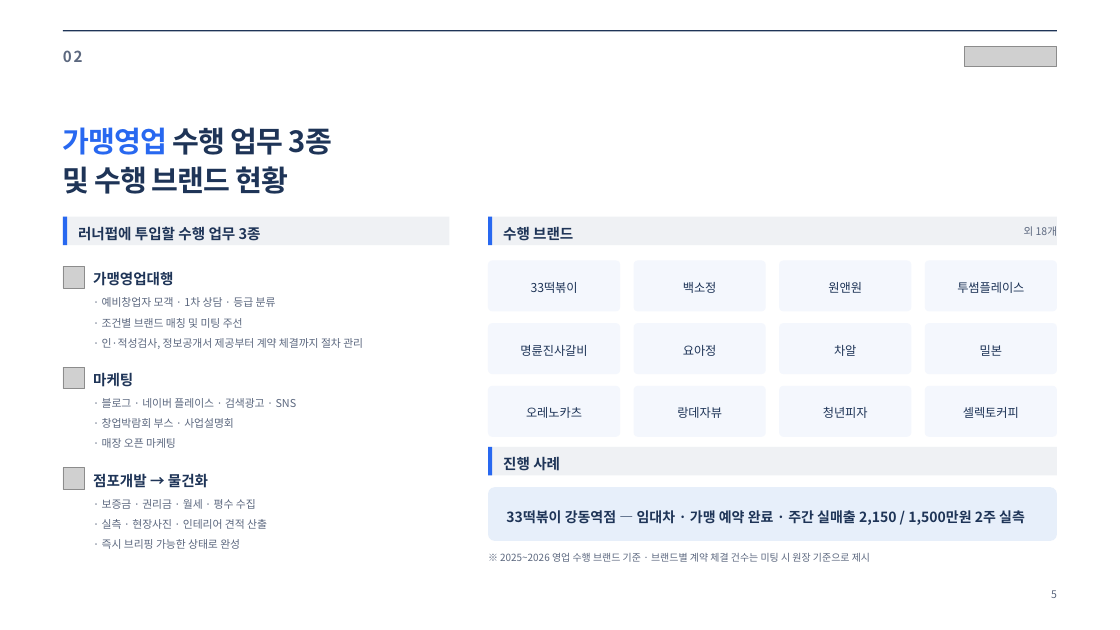
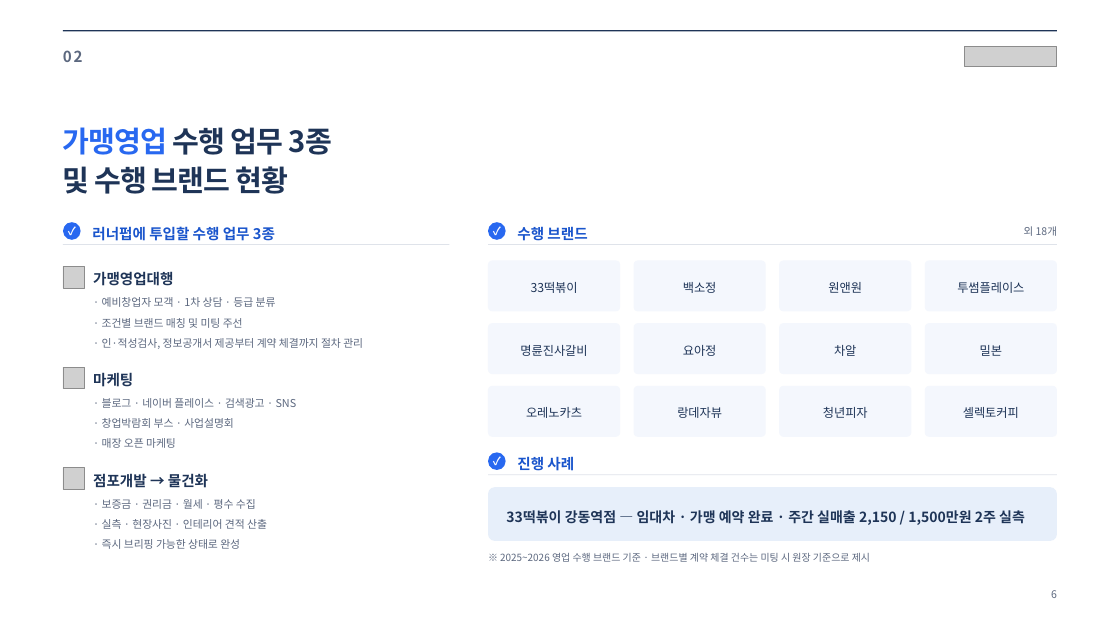
Before and after one commit to jyjzzjtube-pixel/onewillco-meeting-2026, a slide deck: slide 6 of runnerpub-proposal/가맹영업대행_제안서_내일사장.pptx (slide 5 before the commit). Drawn at 1120x630 pixels with LibreOffice and Linux fonts; fonts in the diff are those of the drawing; grey boxes stand for pictures. Boxes give left, top, right and bottom in pixels: in the first picture for what was removed or moved away, otherwise in the second. Text is boxed around its words. In the diff, an @@ line names an element or a change of style, - is before the commit and + after.

```diff
--- a/runnerpub-proposal/가맹영업대행_제안서_내일사장.pptx
+++ b/runnerpub-proposal/가맹영업대행_제안서_내일사장.pptx
@@ rectangle removed at [63, 217, 67, 245] @@
@@ ellipse added at [63, 223, 81, 240], fill #2868F0 @@
@@ text added at [63, 223, 81, 240], 9.7 pt, text #FFFFFF, bold @@
+✓
@@ text colour #1E3457 to #1A55CC in 3 elements at [517, 456, 574, 471], [517, 226, 587, 241], [92, 226, 275, 241] @@
@@ text "러너펍에 투입할 수행 업무 3종": place and size @@
-text "러너펍에 투입할 수행 업무 3종" at [78, 226, 261, 241]
+text "러너펍에 투입할 수행 업무 3종" at [92, 226, 275, 241]
@@ rectangle removed at [488, 217, 492, 245] @@
@@ ellipse added at [488, 223, 506, 240], fill #2868F0 @@
@@ text added at [488, 223, 506, 240], 9.7 pt, text #FFFFFF, bold @@
+✓
@@ text "수행 브랜드": place and size @@
-text "수행 브랜드" at [503, 226, 573, 241]
+text "수행 브랜드" at [517, 226, 587, 241]
@@ fill #EFF1F4 to #DFE3EA in 3 elements at [488, 245, 1057, 245], [488, 475, 1057, 476], [63, 245, 450, 245] @@
@@ rectangle: place and size @@
-rectangle at [63, 217, 450, 245]
+rectangle at [63, 245, 450, 245]
@@ rectangle: place and size @@
-rectangle at [488, 217, 1057, 245]
+rectangle at [488, 245, 1057, 245]
@@ rectangle removed at [488, 447, 492, 476] @@
@@ text "진행 사례": place and size @@
-text "진행 사례" at [503, 456, 560, 471]
+text "진행 사례" at [517, 456, 574, 471]
@@ rectangle: place and size @@
-rectangle at [488, 447, 1057, 476]
+rectangle at [488, 475, 1057, 476]
@@ ellipse added at [488, 452, 506, 470], fill #2868F0 @@
@@ text added at [488, 452, 506, 470], 9.7 pt, text #FFFFFF, bold @@
+✓
@@ text at [1051, 590, 1057, 598]: text changed @@
-5
+6
```
Also in this commit, not shown: 12 other slides changed, 2 slides added, 1 slide removed, 5 other files.
